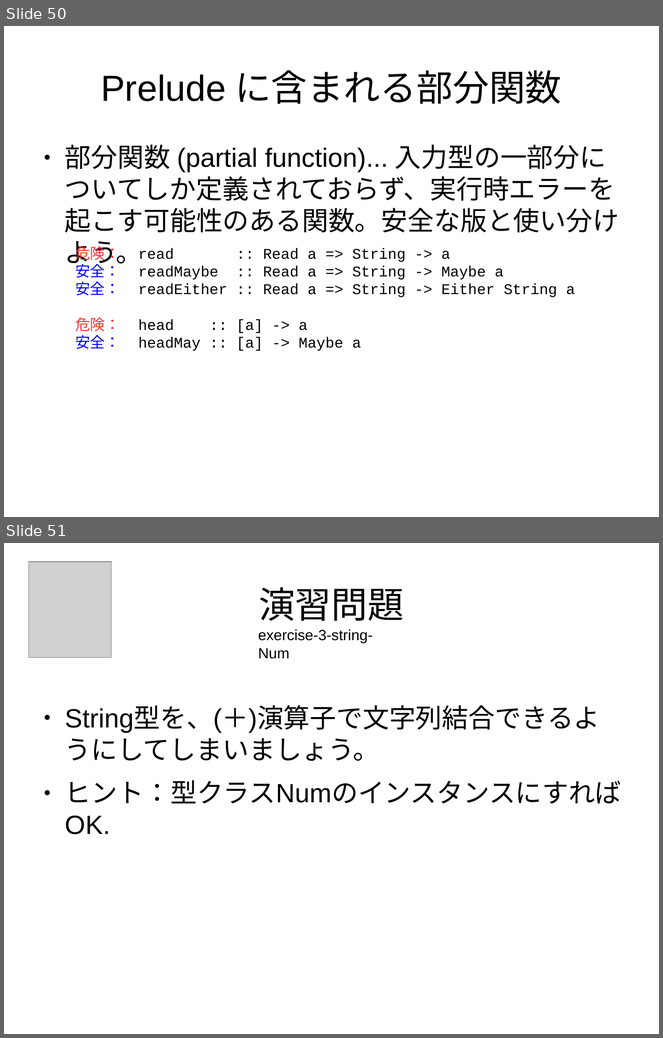
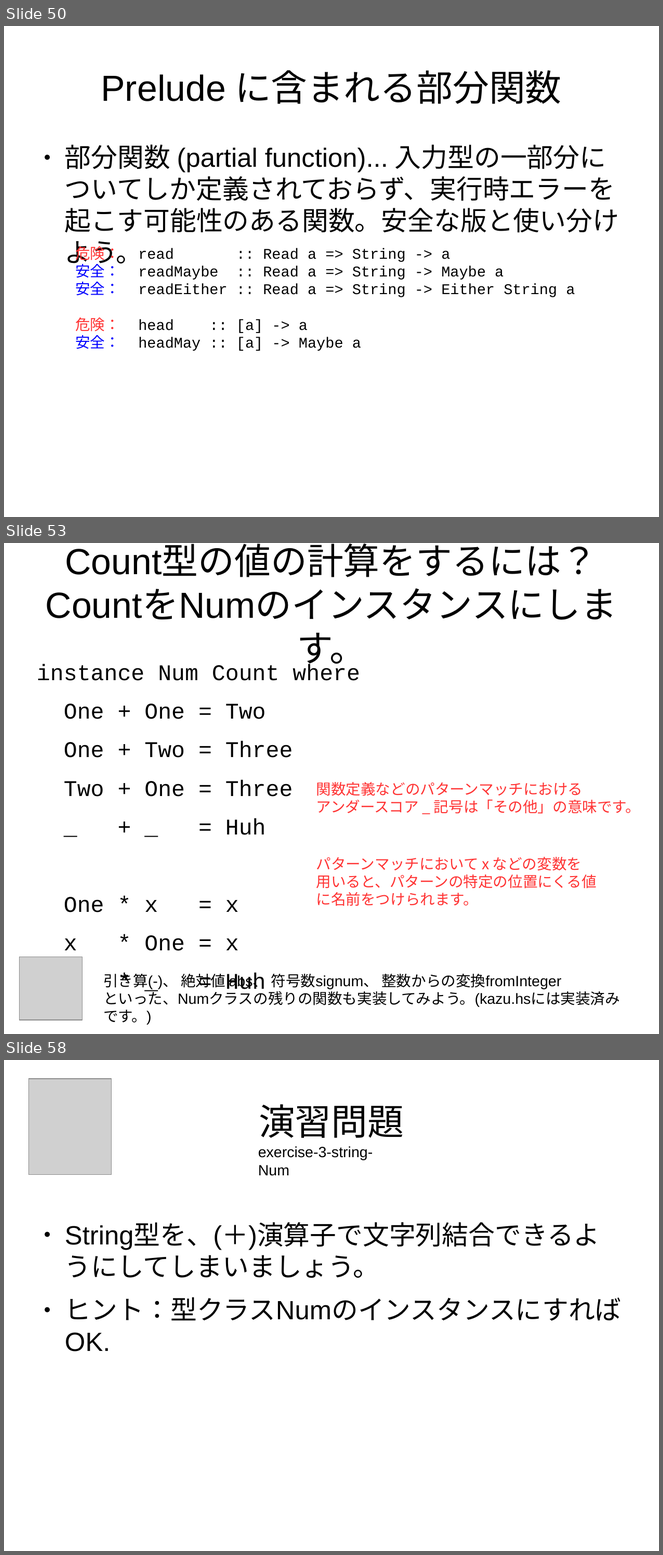
Before and after one commit to nushio3/learn-haskell, a slide deck: Tsukuba-2016.odp. Shown one above the other, each under a label of ours: slides 50 and 51 before the commit, slides 50, 53 and 58 after it; the slides between them are not shown. The pictures are 663x1038 and 663x1555 pixels, drawn with LibreOffice and Linux fonts; fonts in the diff are those of the drawing; grey boxes stand for pictures. Boxes give left, top, right and bottom in pixels: in the first picture for what was removed or moved away, otherwise in the second. Text is boxed around its words. In the diff, an @@ line names an element or a change of style, - is before the commit and + after.

```diff
--- a/Tsukuba-2016.odp
+++ b/Tsukuba-2016.odp
@@ slide 53 added at (x1=4, y1=543, x2=659, y2=1034), background #FFFFFF @@
@@ title added at (x1=65, y1=545, x2=598, y2=670), 44 pt, text #000000 @@
+Count型の値の計算をするには？
+CountをNumのインスタンスにします。
@@ text added at (x1=37, y1=664, x2=360, y2=951), 27.2 pt, text #000000 @@
+instance Num Count where
+One + One = Two
+One + Two = Three
+Two + One = Three
+_ + _ = Huh
+One * x = x
+x * One = x
+_ * _ = Huh
@@ text added at (x1=317, y1=782, x2=640, y2=814), 18 pt, text #FF3333 @@
+関数定義などのパターンマッチにおける
+アンダースコア _ 記号は「その他」の意味です。
@@ text added at (x1=317, y1=857, x2=597, y2=906), 18 pt, text #FF3333 @@
+パターンマッチにおいて x などの変数を
+用いると、パターンの特定の位置にくる値
+に名前をつけられます。
@@ picture added at (x1=20, y1=957, x2=83, y2=1020) @@
@@ text added at (x1=103, y1=973, x2=620, y2=1025), 18 pt, text #000000 @@
+引き算(-)、 絶対値 abs、 符号数signum、 整数からの変換fromInteger
+といった、Numクラスの残りの関数も実装してみよう。(kazu.hsには実装済みです。)
@@ what was slide 51 is now slide 58 @@
```
Also in this commit, not shown: 6 other slides added, 2 other files.
